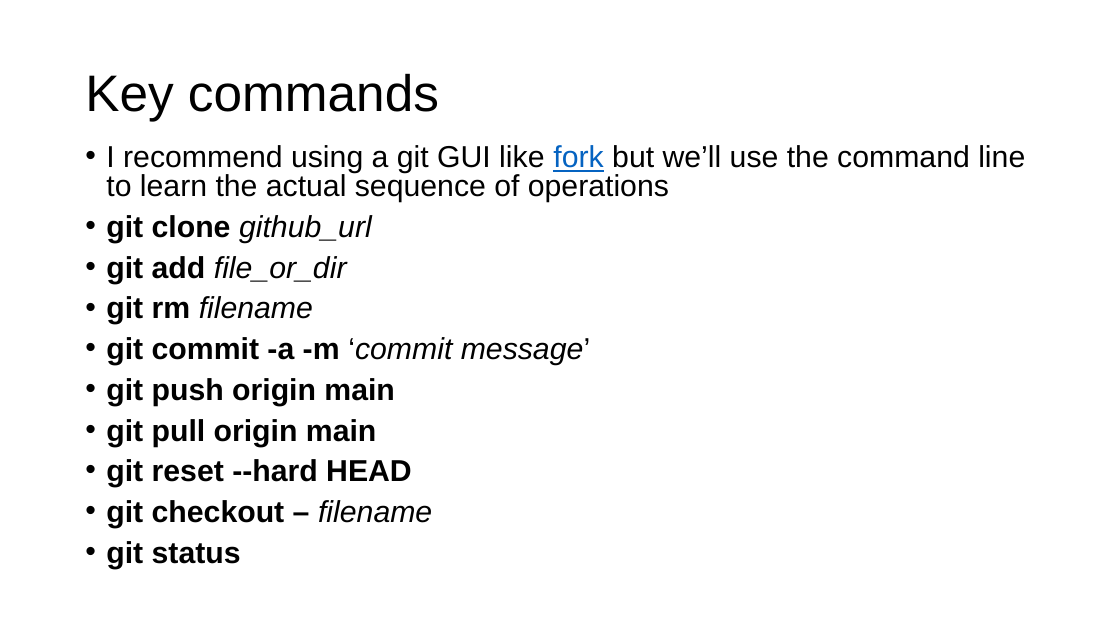
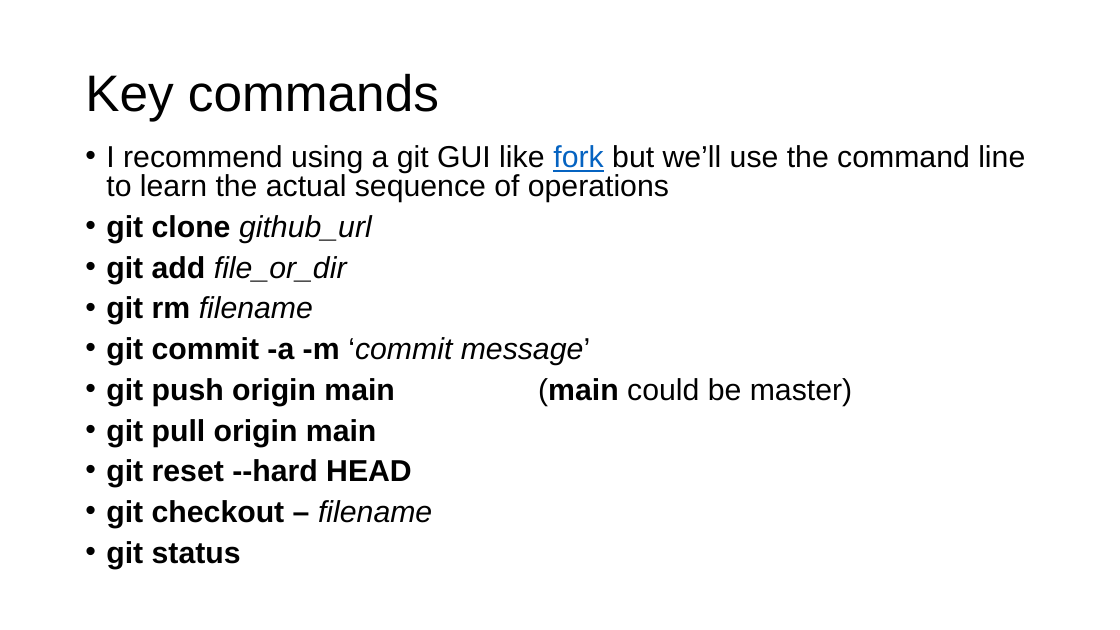
Before and after one commit to parrt/msds501, a slide deck: slide 11 of slides/git.pptx. Drawn at 1120x630 pixels with LibreOffice and Linux fonts; fonts in the diff are those of the drawing; background and template pictures are left out. Boxes give left, top, right and bottom in pixels: in the first picture for what was removed or moved away, otherwise in the second. Text is boxed around its words. In the diff, an @@ line names an element or a change of style, - is before the commit and + after.

Commit message:
update slides/projects

```diff
--- a/slides/git.pptx
+++ b/slides/git.pptx
@@ text at (x1=106, y1=378, x2=852, y2=406): text changed @@
-• git push origin main
+• git push origin main (main could be master)
```
